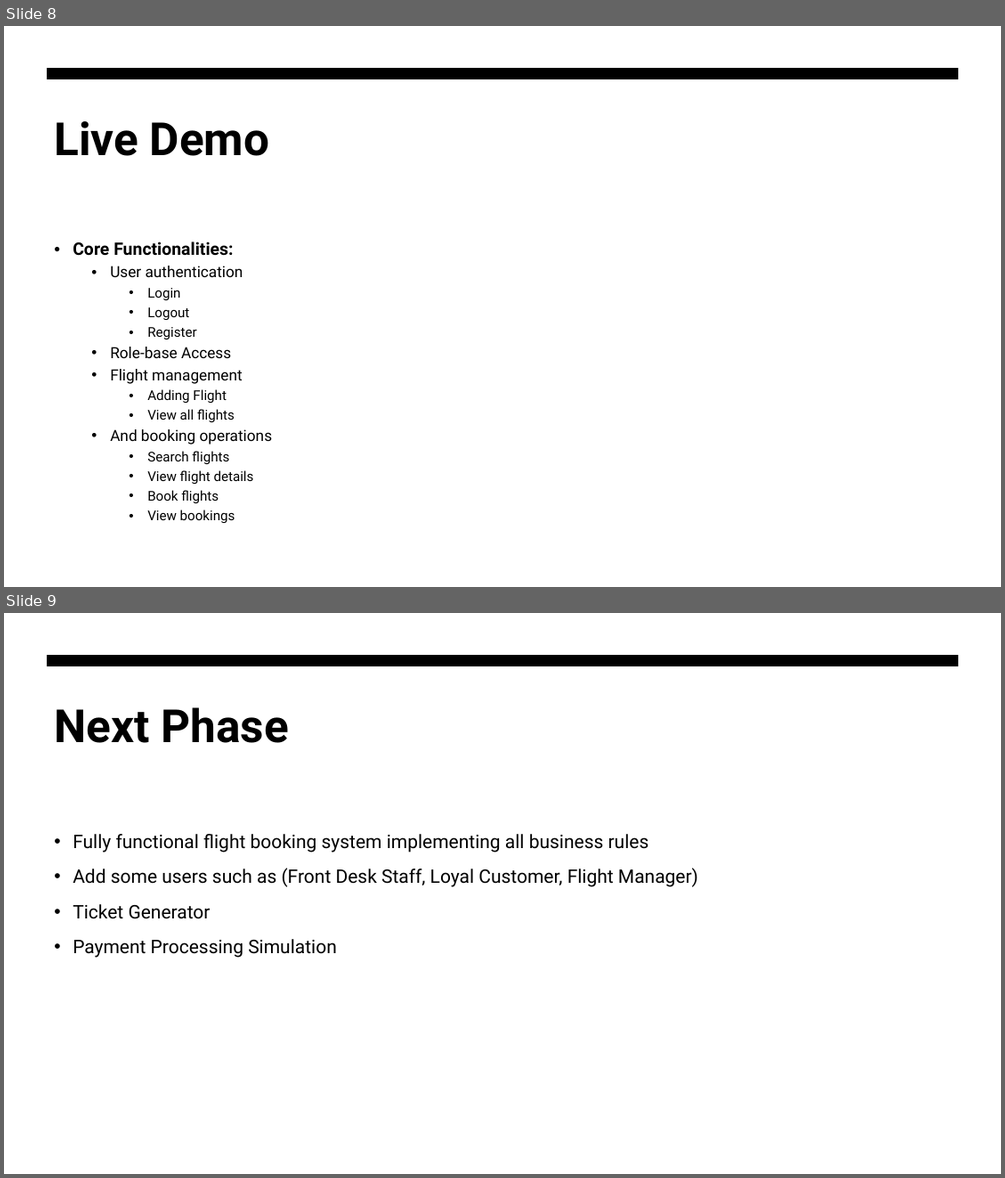
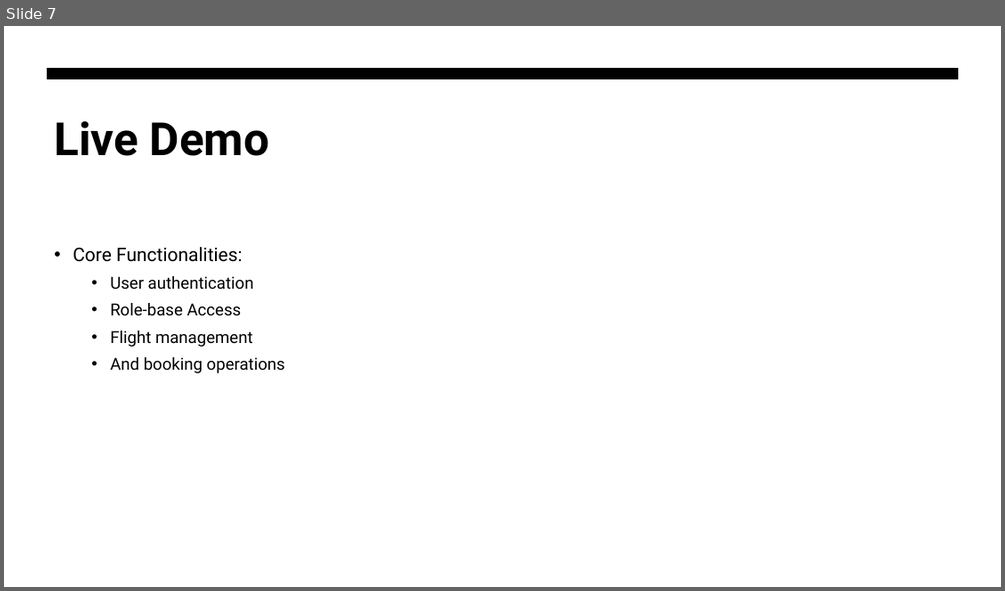
Before and after one commit to Ianieee36/ENSE706_Project, a slide deck: FBS_Presentation.pptx. Shown one above the other, each under a label of ours: slides 8 and 9 before the commit, slide 7 after it. The pictures are 1005x1178 and 1005x591 pixels, drawn with LibreOffice and Linux fonts; fonts in the diff are those of the drawing. Boxes give left, top, right and bottom in pixels: in the first picture for what was removed or moved away, otherwise in the second. Text is boxed around its words. In the diff, an @@ line names an element or a change of style, - is before the commit and + after.

```diff
--- a/FBS_Presentation.pptx
+++ b/FBS_Presentation.pptx
@@ slide 9 removed at [4,613,1001,1174], background #FFFFFF; not listed: 1 template element that a slide beside it also shows @@
@@ title removed at [54,707,288,743] @@
-Next Phase
@@ text removed at [73,834,698,957] @@
-• Fully functional flight booking system implementing all business rules
-• Add some users such as (Front Desk Staff, Loyal Customer, Flight Manager)
-• Ticket Generator
-• Payment Processing Simulation
@@ what was slide 8 is now slide 7 @@
@@ slide 7 changed as well @@
@@ text "Core Functionalities:" at [73,247,285,373]: size 16.6 to 18 pt, bold off in "Core Functionalities:"; size 14.8 to 16 pt in "User authentication", "Role-base Access", "Flight management", "And booking operations"; line spacing 0.9 to 1.1 @@
@@ text at [147,288,196,339]: paragraphs removed @@
-    • Login
-    • Logout
-    • Register
@@ text at [147,389,235,422]: paragraphs removed @@
-    • Adding Flight
-    • View all flights
@@ text at [147,451,254,523]: paragraphs removed @@
-    • Search flights
-    • View flight details
-    • Book flights
-    • View bookings
```
Also in this commit, not shown: 3 other slides changed, 3 slides added, 4 other slides removed, 1 other file.
